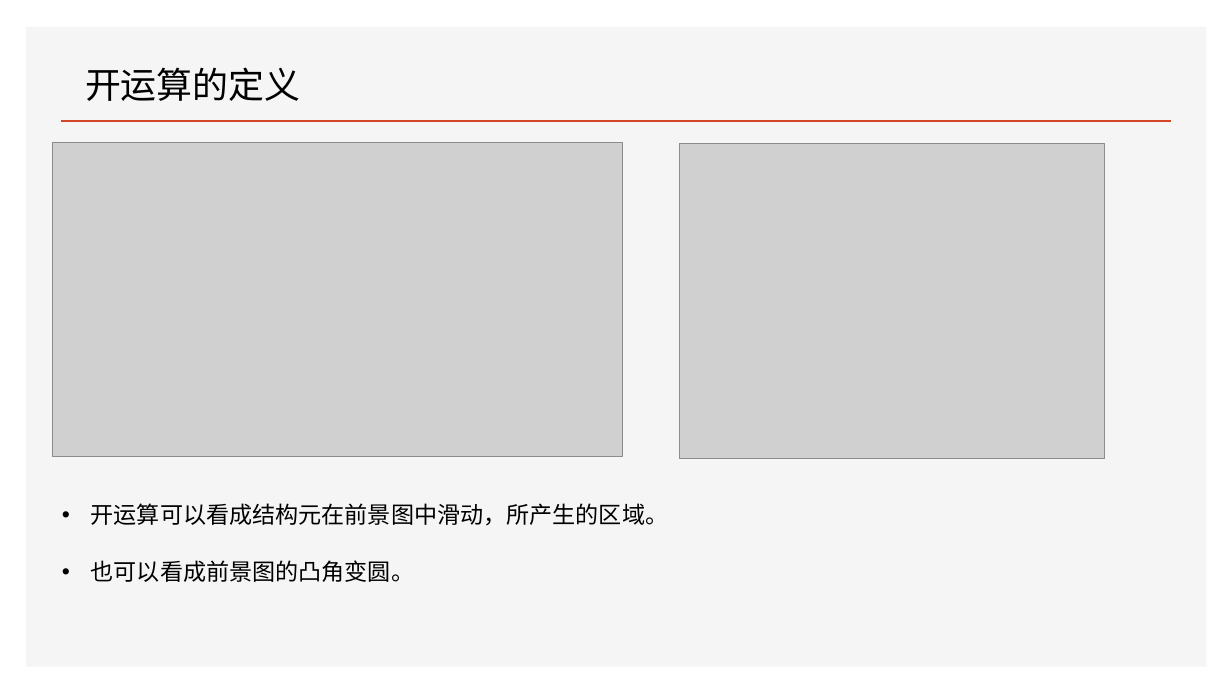
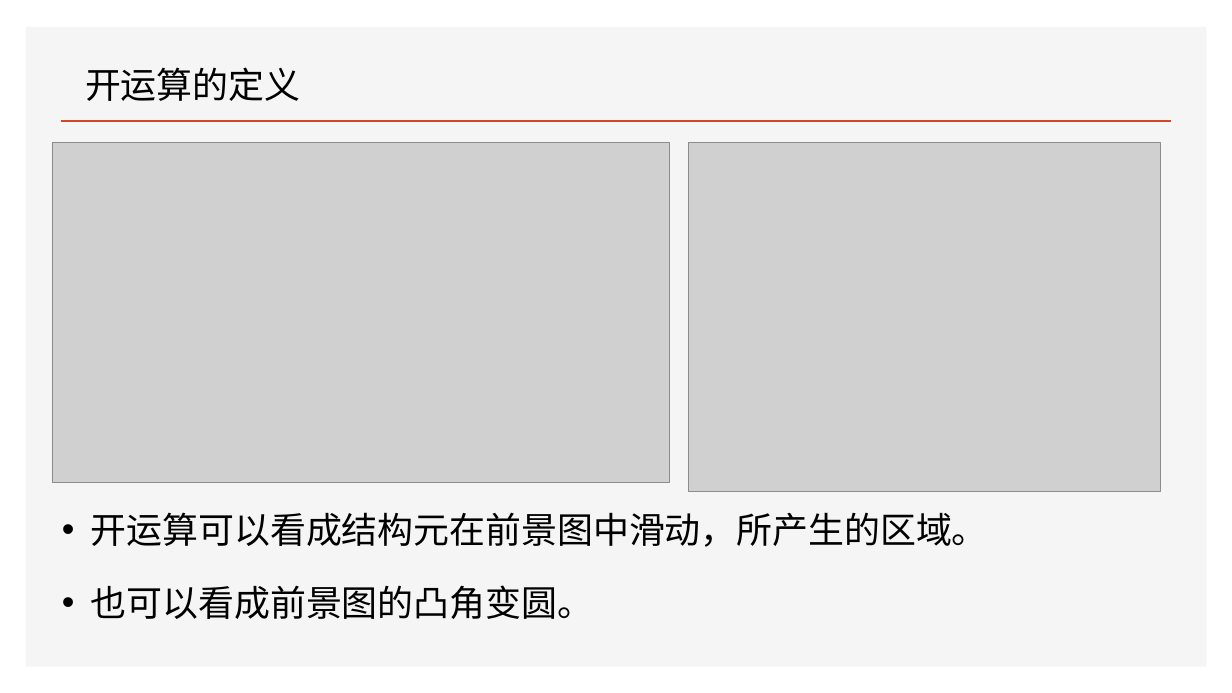
Before and after one commit to FourierAI/image-processing-resources, a slide deck: slide 25 of Lecture/lecture78/基于形态学的数字图像处理.pptx. Drawn at 1232x693 pixels with LibreOffice and Linux fonts; fonts in the diff are those of the drawing; grey boxes stand for pictures. Boxes give left, top, right and bottom in pixels: in the first picture for what was removed or moved away, otherwise in the second. Text is boxed around its words. In the diff, an @@ line names an element or a change of style, - is before the commit and + after.

```diff
--- a/Lecture/lecture78/基于形态学的数字图像处理.pptx
+++ b/Lecture/lecture78/基于形态学的数字图像处理.pptx
@@ picture: place and size @@
-picture at (53,142,623,457)
+picture at (53,142,669,482)
@@ picture: place and size @@
-picture at (680,143,1105,458)
+picture at (689,142,1161,492)
@@ text "开运算可以看成结构元在前景图中滑动，所产生的区域。" at (91,512,988,619): size 18 to 28 pt; less space between paragraphs @@
```
Also in this commit, not shown: 33 other slides changed, 3 slides added, 1 other file.
